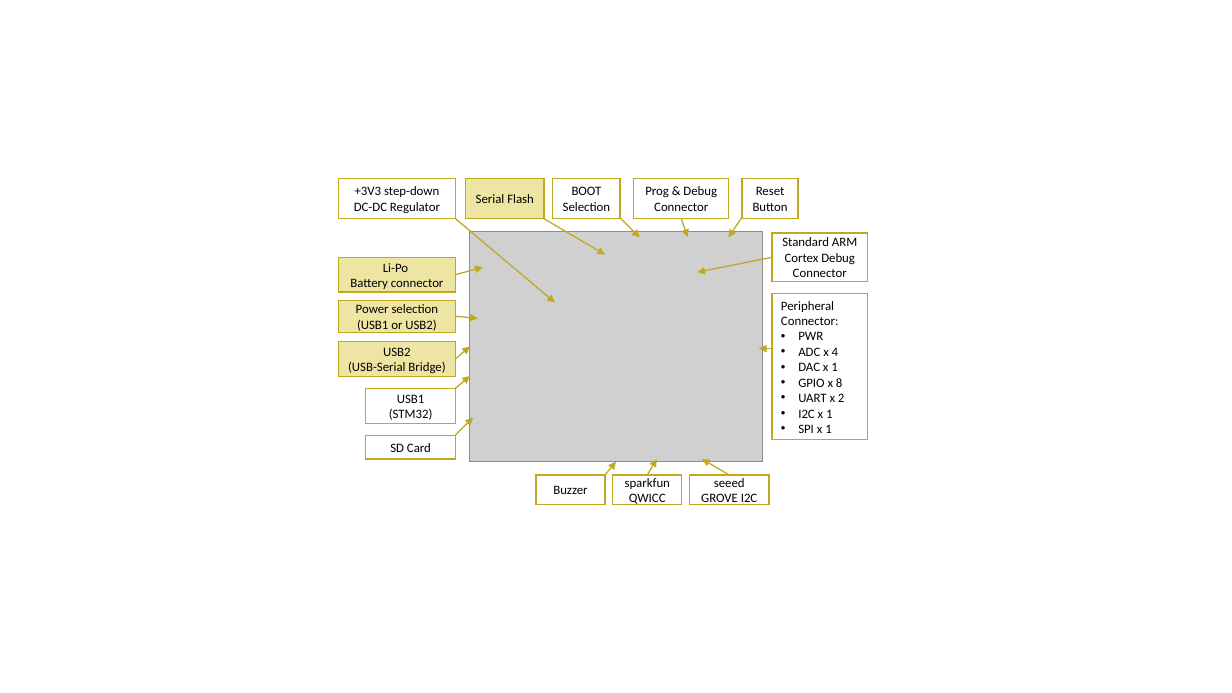
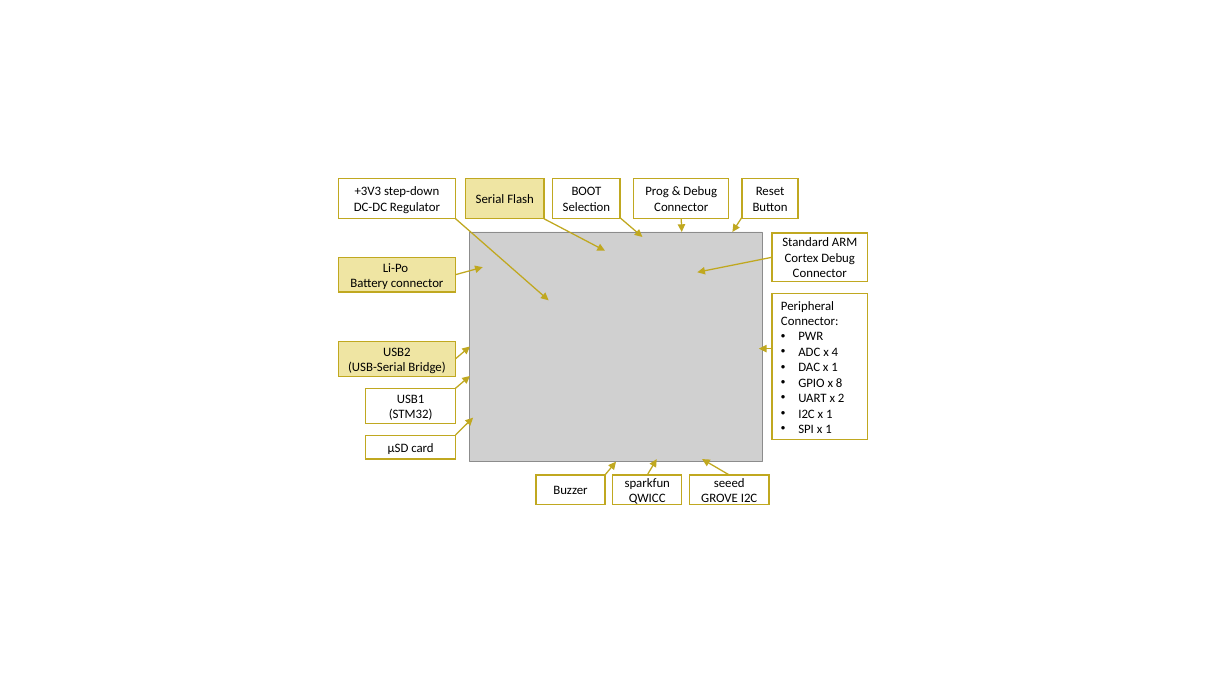
Before and after one commit to piconomix/px-fwlib, a slide deck: slide 1 of doc/images/hero_board/hero_board_bot_annotated.pptx. Drawn at 1232x693 pixels with LibreOffice and Linux fonts; fonts in the diff are those of the drawing; grey boxes stand for pictures. Boxes give left, top, right and bottom in pixels: in the first picture for what was removed or moved away, otherwise in the second. Text is boxed around its words. In the diff, an @@ line names an element or a change of style, - is before the commit and + after.

```diff
--- a/doc/images/hero_board/hero_board_bot_annotated.pptx
+++ b/doc/images/hero_board/hero_board_bot_annotated.pptx
@@ arrow moved from (456, 219) - (555, 302) to (456, 219) - (549, 300) @@
@@ arrow moved from (544, 219) - (605, 255) to (544, 219) - (605, 250) @@
@@ arrow moved from (681, 219) - (688, 237) to (681, 219) - (682, 232) @@
@@ arrow moved from (742, 217) - (728, 238) to (742, 217) - (733, 232) @@
@@ rectangle removed at [338, 300, 456, 333] @@
-Power selection
-(USB1 or USB2)
@@ arrow removed from (456, 316) to (478, 319) @@
@@ text in rectangle at [388, 443, 433, 454]: text changed @@
-SD Card
+µSD card
```
Also in this commit, not shown: 6 other files.
